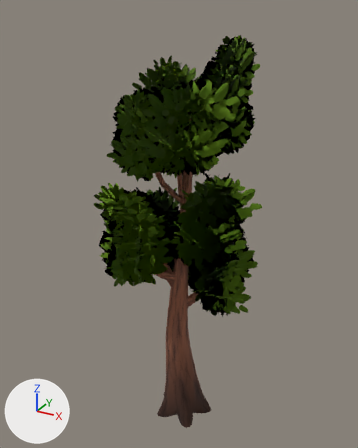
The glTF model assets/nature/CommonTree_3.gltf as it was, and as the next commit left it.
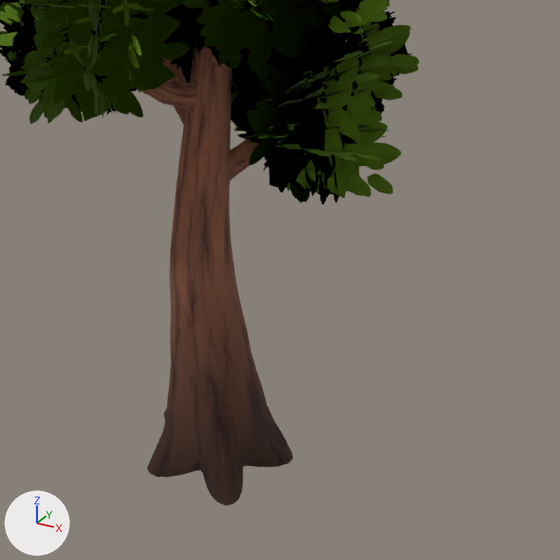
Each version appears first whole from a 50 mm lens placed at (4.77, -8.91, 9.44), pointed at (-0.17, 0.06, 4.95), and next in a close-up on the part from 29% to 87% of the width and 54% to 100% of the height. Lighting does not change. The marker at lower left points along +X, +Y and +Z. The older version's two pictures come first.

Script lines for the objects in view, before the commit:
```python
ob_commontree_3 = bpy.data.objects.new('CommonTree_3', me_tree_025)
ob_commontree_3.location = (0.0, 0.0, 0.0)
```
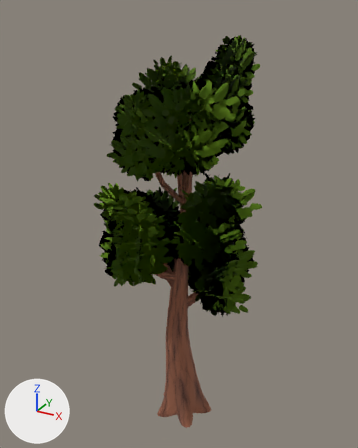
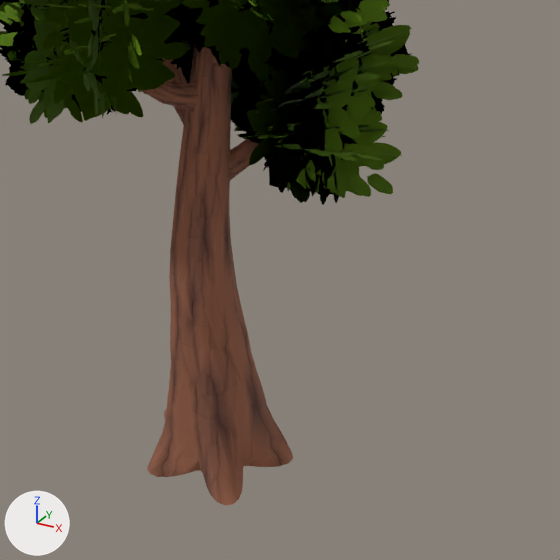
Where the newer file only moved an object's origin or applied its transform, the numbers keep the older frame.

Changed parts and their boxes (x1, y1, x2, y2) in the close-ups (560 x 560 px):
'CommonTree_3', recoloured (lighter)
    both: (147, 283, 293, 506)

Edits to the bpy script that builds the scene:
```text
Change mat_bark_normaltree:
    remove # nodes: BsdfPrincipled, Math x3, Mix, NormalMap, OutputMaterial, TexImage x2, VertexColor
    nodes: BsdfPrincipled, Math x2, NormalMap, OutputMaterial, TexImage x2
Change mat_leaves_normaltree:
    remove # nodes: BsdfPrincipled, Math x3, Mix, OutputMaterial, TexImage, VertexColor
    nodes: BsdfPrincipled, Math x2, OutputMaterial, TexImage
```
